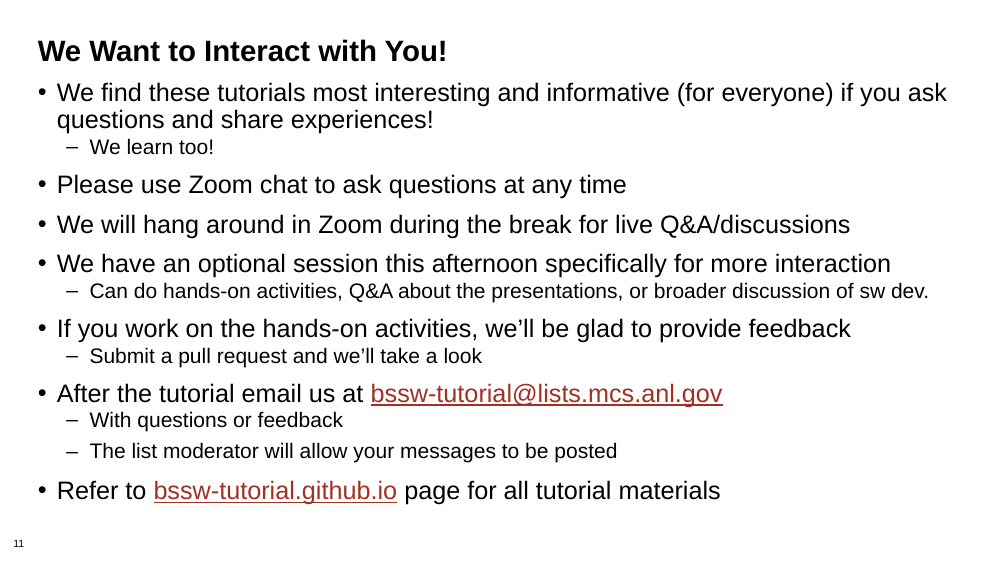
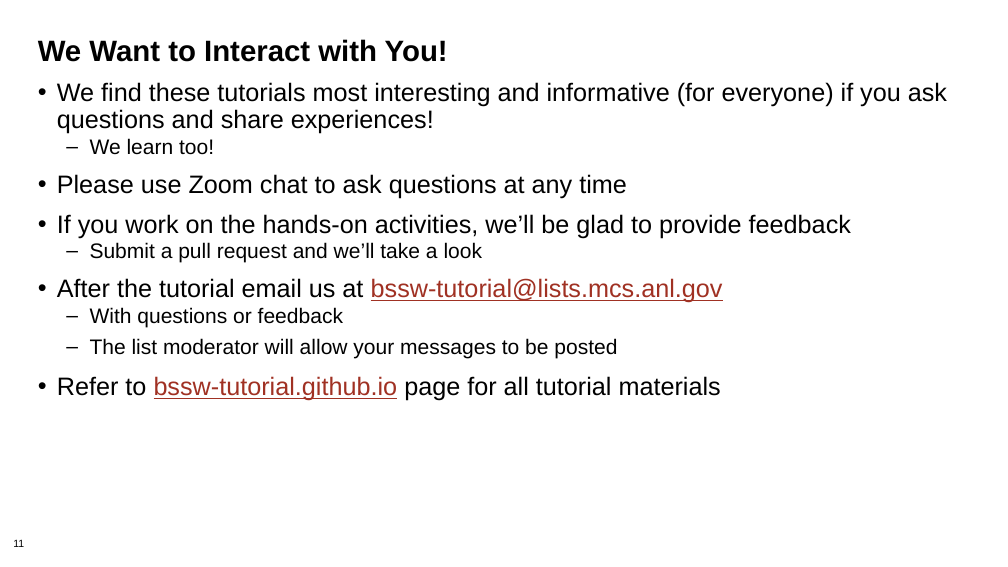
Before and after one commit to bssw-tutorial/presentations, a slide deck: slide 11 of intro.pptx. Drawn at 1008x567 pixels with LibreOffice and Linux fonts; fonts in the diff are those of the drawing; background and template pictures are left out. Boxes give left, top, right and bottom in pixels: in the first picture for what was removed or moved away, otherwise in the second. Text is boxed around its words. In the diff, an @@ line names an element or a change of style, - is before the commit and + after.

```diff
--- a/intro.pptx
+++ b/intro.pptx
@@ text at <box>57,214,929,303</box>: paragraphs removed @@
-• We will hang around in Zoom during the break for live Q&A/discussions
-• We have an optional session this afternoon specifically for more interaction
-  – Can do hands-on activities, Q&A about the presentations, or broader discussion of sw dev.
```
Also in this commit, not shown: 4 other slides changed, 6 other files.
